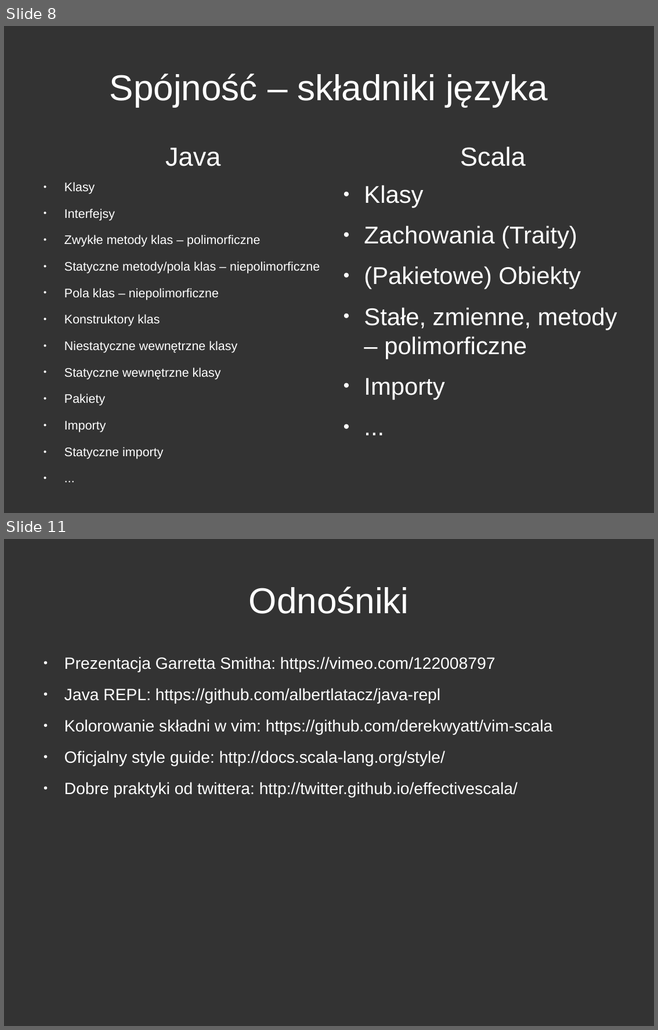
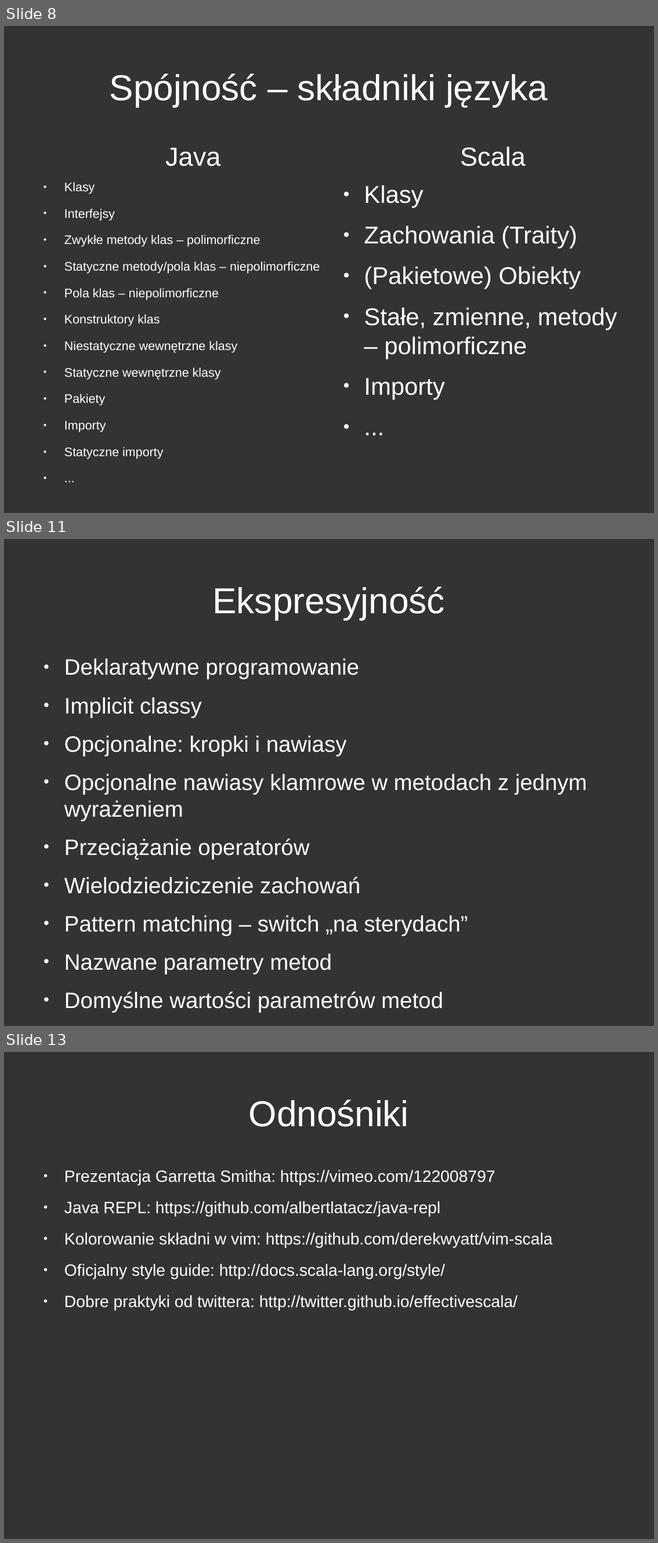
Before and after one commit to arkadius/scala-introduction, a slide deck: scala-introduction.odp. Shown one above the other, each under a label of ours: slides 8 and 11 before the commit, slides 8, 11 and 13 after it; the slides between them are not shown. The pictures are 658x1030 and 658x1543 pixels, drawn with LibreOffice and Linux fonts; fonts in the diff are those of the drawing. Boxes give left, top, right and bottom in pixels: in the first picture for what was removed or moved away, otherwise in the second. Text is boxed around its words. In the diff, an @@ line names an element or a change of style, - is before the commit and + after.

```diff
--- a/scala-introduction.odp
+++ b/scala-introduction.odp
@@ slide 11 added at (4, 539, 654, 1026), background #333333 @@
@@ title added at (213, 587, 445, 620), 44 pt, text #FFFFFF @@
+Ekspresyjność
@@ text added at (64, 658, 587, 1013), 27.2 pt, text #FFFFFF @@
+● Deklaratywne programowanie
+● Implicit classy
+● Opcjonalne: kropki i nawiasy
+● Opcjonalne nawiasy klamrowe w metodach z jednym wyrażeniem
+● Przeciążanie operatorów
+● Wielodziedziczenie zachowań
+● Pattern matching – switch „na sterydach”
+● Nazwane parametry metod
+● Domyślne wartości parametrów metod
@@ what was slide 11 is now slide 13 @@
```
Also in this commit, not shown: 1 slide changed, 4 other slides added, 1 slide removed, 3 other files.
